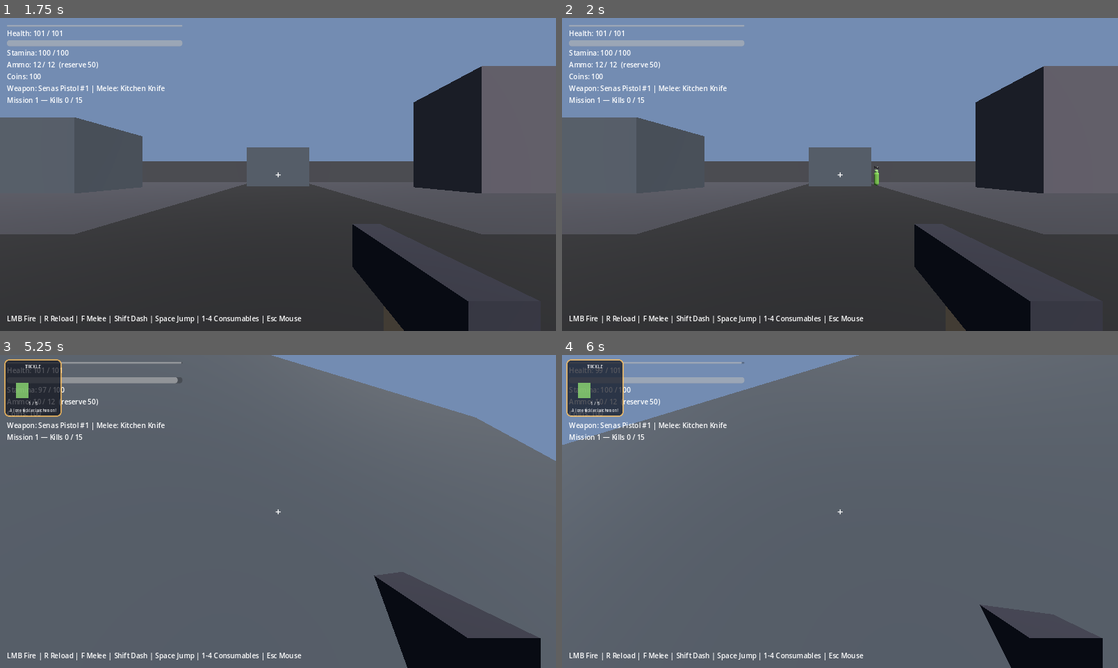
Above: before the commit, frames 1-4 (two rows, left to right).
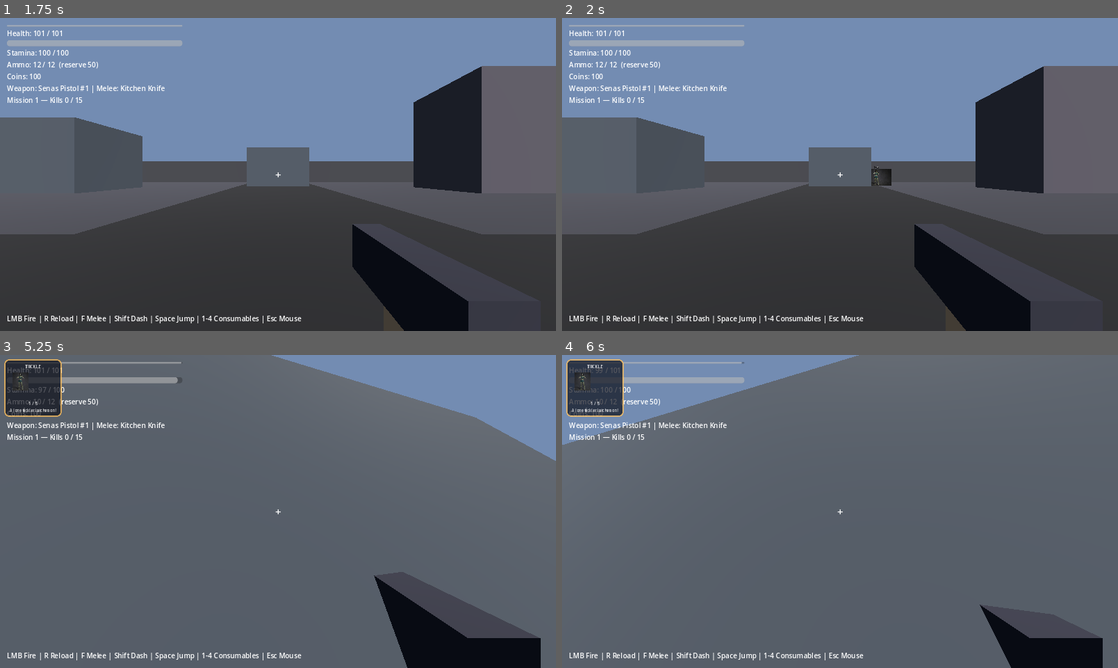
Above: after the commit, the same moments.

Repository: grey142/tickle-outbreak
Game: Godot game, scene res://scenes/main/MainMenu.tscn
The game is run twice, just before and just after one commit, with the same random seed, the same clock (stepped at 60 frames per second) and the same inputs.
Inputs (mouse positions are in pixels of both pictures, inside the frame that each line leads up to):
- Up to frame 1 (1.75 s): click "New Run → Hub" at 0.5 s; click "Deploy → Start Mission" at 1.25 s
- Up to frame 2 (2 s): no input
- Up to frame 3 (5.25 s): move the mouse to (305, 511) at 2.02 s; hold W (move_forward) from 2.03 s (still down); tap Shift (dash) at 2.1 s; click (305, 511) at 2.17 s; tap Space (jump) at 2.27, 3.02, 4.52 s; move the mouse to (250, 511) at 2.77 s; click (250, 511) at 2.85 s; move the mouse to (289, 505) at 3.52 s; tap F (melee) at 3.6 s; move the mouse to (272, 517) at 4.27 s; tap 4 (use_alcohol) at 4.35 s; click (272, 517) at 4.42 s; move the mouse to (316, 514) at 5.02 s; tap 3 (use_ammo) at 5.1 s
- Up to frame 4 (6 s): keep holding W (move_forward); tap Space (jump) at 5.27 s; tap Enter at 5.75 s; move the mouse to (795, 508) at 5.77 s; tap 2 (use_energy) at 5.85 s

Frame 1 is identical in both runs. In frame 2, 0.2% of the frame differs, in the area x 55-60%, y 48-54%; in frame 3, 0.1%; in frame 4, 0.2%.

Commit message:
Add random zombie sprite variants and refresh Web build
Wire 18 per-type PNGs under assets/zombies/, pick one of three on spawn as a billboard Sprite3D, and re-export the no-threads GitHub Pages pack.

Diff:
--- a/data/zombies.json
+++ b/data/zombies.json
@@ -16,8 +16,17 @@
       "behavior": "chase",
       "tickle_mode": "melee",
       "color": "#7ec850",
-      "scale": [1.0, 1.8, 1.0],
-      "description": "Common shambler. Player Speed 100 outruns them easily."
+      "scale": [
+        1.0,
+        1.8,
+        1.0
+      ],
+      "description": "Common shambler. Player Speed 100 outruns them easily.",
+      "sprite_variants": [
+        "res://assets/zombies/drone/drone_01.png",
+        "res://assets/zombies/drone/drone_02.png",
+        "res://assets/zombies/drone/drone_03.png"
+      ]
     },
     {
       "id": "bolter",
@@ -33,8 +42,17 @@
       "tickle_mode": "melee",
       "flee_after_tickle_sec": 1.5,
       "color": "#e8a838",
-      "scale": [0.9, 1.6, 0.9],
-      "description": "Faster than base player. Tickle-and-run hit-and-fade."
+      "scale": [
+        0.9,
+        1.6,
+        0.9
+      ],
+      "description": "Faster than base player. Tickle-and-run hit-and-fade.",
+      "sprite_variants": [
+        "res://assets/zombies/bolter/bolter_01.png",
+        "res://assets/zombies/bolter/bolter_02.png",
+        "res://assets/zombies/bolter/bolter_03.png"
+      ]
     },
     {
       "id": "screamer",
@@ -50,8 +68,17 @@
       "tickle_mode": "none",
       "spawn_rate_multiplier_while_alive": 2.0,
       "color": "#c050c8",
-      "scale": [1.1, 2.0, 1.1],
-      "description": "No tickle DPS. Doubles all spawn rates while active."
+      "scale": [
+        1.1,
+        2.0,
+        1.1
+      ],
+      "description": "No tickle DPS. Doubles all spawn rates while active.",
+      "sprite_variants": [
+        "res://assets/zombies/screamer/screamer_01.png",
+        "res://assets/zombies/screamer/screamer_02.png",
+        "res://assets/zombies/screamer/screamer_03.png"
+      ]
     },
     {
       "id": "spider",
@@ -67,8 +94,17 @@
       "tickle_mode": "melee",
       "slow_player_while_tickling": 13,
       "color": "#5050e0",
-      "scale": [1.4, 1.0, 1.4],
-      "description": "Elite. High DPS; slows player -13 speed while tickling."
+      "scale": [
+        1.4,
+        1.0,
+        1.4
+      ],
+      "description": "Elite. High DPS; slows player -13 speed while tickling.",
+      "sprite_variants": [
+        "res://assets/zombies/spider/spider_01.png",
+        "res://assets/zombies/spider/spider_02.png",
+        "res://assets/zombies/spider/spider_03.png"
+      ]
     },
     {
       "id": "tendril",
@@ -84,8 +120,17 @@
       "tickle_mode": "mid_range",
       "slow_player_while_tickling": 30,
       "color": "#40c0a0",
-      "scale": [1.2, 2.2, 1.2],
-      "description": "Elite. Mid-range tickle; slows -30 while tickling."
+      "scale": [
+        1.2,
+        2.2,
+        1.2
+      ],
+      "description": "Elite. Mid-range tickle; slows -30 while tickling.",
+      "sprite_variants": [
+        "res://assets/zombies/tendril/tendril_01.png",
+        "res://assets/zombies/tendril/tendril_02.png",
+        "res://assets/zombies/tendril/tendril_03.png"
+      ]
     },
     {
       "id": "volatile",
@@ -101,8 +146,17 @@
       "tickle_mode": "mid_range",
       "slow_player_while_tickling": 45,
       "color": "#e04040",
-      "scale": [1.5, 2.4, 1.5],
-      "description": "Elite glass cannon. Mid-range 45 DPS; slows -45."
+      "scale": [
+        1.5,
+        2.4,
+        1.5
+      ],
+      "description": "Elite glass cannon. Mid-range 45 DPS; slows -45.",
+      "sprite_variants": [
+        "res://assets/zombies/volatile/volatile_01.png",
+        "res://assets/zombies/volatile/volatile_02.png",
+        "res://assets/zombies/volatile/volatile_03.png"
+      ]
     }
   ]
 }
--- a/scripts/ui/TickleCinematic.gd
+++ b/scripts/ui/TickleCinematic.gd
@@ -1,6 +1,6 @@
 extends CanvasLayer
 class_name TickleCinematic
-## Square top-left viewport: stacked tickler silhouettes (1–5) + short lore line.
+## Square top-left viewport: stacked tickler sprites (1–5) + short lore line.
 
 @onready var panel: PanelContainer = $Panel
 @onready var title: Label = $Panel/Margin/VBox/Title
@@ -16,7 +16,7 @@
 	5: "FIVE — giggle overload!"
 }
 
-var _silhouettes: Array[ColorRect] = []
+var _slots: Array[TextureRect] = []
 const MAX_STACK := 5
 const SQUARE := 132.0
 
@@ -62,31 +62,37 @@
 		return
 	for c in stack.get_children():
 		c.queue_free()
-	_silhouettes.clear()
+	_slots.clear()
 	stack.custom_minimum_size = Vector2(0, 48)
 	stack.mouse_filter = Control.MOUSE_FILTER_IGNORE
-	# Layered silhouette slots that "stack up" visually
-	var colors := [
-		Color(0.55, 0.85, 0.45, 0.9),
-		Color(0.45, 0.75, 0.55, 0.9),
-		Color(0.7, 0.9, 0.4, 0.9),
-		Color(0.4, 0.7, 0.5, 0.9),
-		Color(0.85, 0.95, 0.35, 0.95),
-	]
 	for i in range(MAX_STACK):
-		var sil := ColorRect.new()
+		var sil := TextureRect.new()
 		sil.name = "Silhouette%d" % (i + 1)
-		sil.color = colors[i]
 		sil.visible = false
 		sil.mouse_filter = Control.MOUSE_FILTER_IGNORE
-		# Offset each layer so they read as a stack
-		var base_x := 18.0 + float(i) * 8.0
-		var base_y := 28.0 - float(i) * 5.0
+		sil.expand_mode = TextureRect.EXPAND_IGNORE_SIZE
+		sil.stretch_mode = TextureRect.STRETCH_KEEP_ASPECT_COVERED
+		sil.modulate = Color(1, 1, 1, 0.92 - float(i) * 0.05)
+		var base_x := 10.0 + float(i) * 6.0
+		var base_y := 4.0 - float(i) * 3.0
 		sil.position = Vector2(base_x, base_y)
-		sil.size = Vector2(28.0 - float(i) * 1.5, 36.0 - float(i) * 1.0)
-		# Round-ish via clip isn't available on ColorRect; keep rectangular placeholders
+		sil.size = Vector2(36.0 - float(i) * 1.0, 42.0 - float(i) * 1.0)
 		stack.add_child(sil)
-		_silhouettes.append(sil)
+		_slots.append(sil)
+
+func _gather_active_textures() -> Array[Texture2D]:
+	var out: Array[Texture2D] = []
+	if not is_inside_tree():
+		return out
+	for z in get_tree().get_nodes_in_group("zombies"):
+		if not is_instance_valid(z) or not (z is Zombie):
+			continue
+		var zombie := z as Zombie
+		if zombie.actively_tickling and zombie.sprite_texture != null:
+			out.append(zombie.sprite_texture)
+			if out.size() >= MAX_STACK:
+				break
+	return out
 
 func _on_ticklers(count: int) -> void:
 	if count >= 1 and count <= 5:
@@ -95,9 +101,20 @@
 		count_label.text = "%d / 5" % count
 		body.text = placeholders.get(count, "Tickle frenzy!")
 		panel.modulate = Color(1, 1, 1, 0.88 + 0.02 * count)
-		for i in range(_silhouettes.size()):
-			_silhouettes[i].visible = i < count
+		var texs := _gather_active_textures()
+		for i in range(_slots.size()):
+			if i < count:
+				_slots[i].visible = true
+				if i < texs.size():
+					_slots[i].texture = texs[i]
+				elif not texs.is_empty():
+					_slots[i].texture = texs[i % texs.size()]
+				else:
+					_slots[i].texture = null
+					_slots[i].modulate = Color(0.55, 0.85, 0.45, 0.9)
+			else:
+				_slots[i].visible = false
 	else:
 		panel.visible = false
-		for s in _silhouettes:
+		for s in _slots:
 			s.visible = false
--- a/scripts/zombies/Zombie.gd
+++ b/scripts/zombies/Zombie.gd
@@ -1,6 +1,6 @@
 extends CharacterBody3D
 class_name Zombie
-## Placeholder capsule zombie with head/body hitboxes and behaviors.
+## Billboard sprite zombie with head/body hitboxes and behaviors.
 
 signal died(zombie_id: String, by_melee: bool, bonus: int)
 
@@ -19,6 +19,9 @@
 var last_hit_melee: bool = false
 var actively_tickling: bool = false
 var label: Label3D
+## Path of the randomly chosen sprite variant (for cinematic / debug).
+var sprite_variant_path: String = ""
+var sprite_texture: Texture2D = null
 
 func setup(type_def: Dictionary) -> void:
 	def = type_def
@@ -32,7 +35,22 @@
 	speed_stat = float(type_def.get("speed", 25))
 	slow_on_tickle = float(type_def.get("slow_player_while_tickling", 0))
 	name = "Zombie_%s" % zombie_id
+	_pick_sprite_variant()
 	_build_visual()
+
+func _pick_sprite_variant() -> void:
+	var variants: Array = def.get("sprite_variants", [])
+	if variants.is_empty():
+		sprite_variant_path = ""
+		sprite_texture = null
+		return
+	var pick: String = String(variants[randi() % variants.size()])
+	sprite_variant_path = pick
+	if ResourceLoader.exists(pick):
+		sprite_texture = load(pick) as Texture2D
+	else:
+		push_warning("Zombie sprite missing: %s" % pick)
+		sprite_texture = null
 
 func _build_visual() -> void:
 	# Clear prior
@@ -40,26 +58,59 @@
 		c.queue_free()
 
 	var scale_arr: Array = def.get("scale", [1.0, 1.8, 1.0])
+	var body_h := float(scale_arr[1])
+	var body_r := 0.35 * float(scale_arr[0])
 	var col := Color(String(def.get("color", "#7ec850")))
 
-	var body_mesh := MeshInstance3D.new()
-	var capsule := CapsuleMesh.new()
-	capsule.radius = 0.35 * float(scale_arr[0])
-	capsule.height = float(scale_arr[1])
-	body_mesh.mesh = capsule
-	var mat := StandardMaterial3D.new()
-	mat.albedo_color = col
-	body_mesh.material_override = mat
-	body_mesh.position.y = float(scale_arr[1]) * 0.5
-	add_child(body_mesh)
-
-	# Collision
+	# Billboard sprite (replaces colored capsule / head meshes)
+	if sprite_texture != null:
+		var spr := Sprite3D.new()
+		spr.name = "Sprite"
+		spr.texture = sprite_texture
+		spr.billboard = BaseMaterial3D.BILLBOARD_ENABLED
+		spr.shaded = false
+		spr.alpha_cut = SpriteBase3D.ALPHA_CUT_DISABLED
+		spr.transparent = true
+		spr.double_sided = true
+		spr.texture_filter = BaseMaterial3D.TEXTURE_FILTER_LINEAR_WITH_MIPMAPS
+		# Fit sprite height roughly to capsule height (art has some vertical padding).
+		var tex_h := float(sprite_texture.get_height())
+		var target_h := body_h * 1.25
+		if tex_h > 0.0:
+			spr.pixel_size = target_h / tex_h
+		spr.position.y = target_h * 0.5
+		spr.centered = true
+		add_child(spr)
+	else:
+		# Fallback capsule if textures fail to load
+		var body_mesh := MeshInstance3D.new()
+		var capsule := CapsuleMesh.new()
+		capsule.radius = body_r
+		capsule.height = body_h
+		body_mesh.mesh = capsule
+		var mat := StandardMaterial3D.new()
+		mat.albedo_color = col
+		body_mesh.material_override = mat
+		body_mesh.position.y = body_h * 0.5
+		add_child(body_mesh)
+		var head_mesh := MeshInstance3D.new()
+		var hm := SphereMesh.new()
+		hm.radius = 0.25
+		hm.height = 0.5
+		head_mesh.mesh = hm
+		var hmat := StandardMaterial3D.new()
+		hmat.albedo_color = col.lightened(0.3)
+		head_mesh.material_override = hmat
+		head_mesh.position.y = body_h + 0.15
+		add_child(head_mesh)
+
+	# Collision (invisible; keeps physics)
 	var body_col := CollisionShape3D.new()
 	var shape := CapsuleShape3D.new()
-	shape.radius = 0.35 * float(scale_arr[0])
-	shape.height = float(scale_arr[1])
+	shape.radius = body_r
+	shape.height = body_h
 	body_col.shape = shape
-	body_col.position.y = float(scale_arr[1]) * 0.5
+	body_col.position.y = body_h * 0.5
 	add_child(body_col)
 
 	# Body hitbox area
@@ -71,11 +122,11 @@
 	var body_sphere := SphereShape3D.new()
 	body_sphere.radius = 0.45 * float(scale_arr[0])
 	body_area_shape.shape = body_sphere
-	body_area_shape.position.y = float(scale_arr[1]) * 0.45
+	body_area_shape.position.y = body_h * 0.45
 	body_area.add_child(body_area_shape)
 	add_child(body_area)
 
-	# Head hitbox
+	# Head hitbox (no separate head mesh when sprite is shown)
 	var head_area := Area3D.new()
 	head_area.name = "HeadHitbox"
 	head_area.collision_layer = 4
@@ -84,25 +135,14 @@
 	var head_sphere := SphereShape3D.new()
 	head_sphere.radius = 0.28
 	head_shape.shape = head_sphere
-	head_shape.position.y = float(scale_arr[1]) + 0.15
+	head_shape.position.y = body_h + 0.15
 	head_area.add_child(head_shape)
-	# Head visual
-	var head_mesh := MeshInstance3D.new()
-	var hm := SphereMesh.new()
-	hm.radius = 0.25
-	hm.height = 0.5
-	head_mesh.mesh = hm
-	var hmat := StandardMaterial3D.new()
-	hmat.albedo_color = col.lightened(0.3)
-	head_mesh.material_override = hmat
-	head_mesh.position.y = float(scale_arr[1]) + 0.15
-	add_child(head_mesh)
 	add_child(head_area)
 
 	label = Label3D.new()
 	label.text = String(def.get("name", zombie_id))
 	label.font_size = 48
-	label.position.y = float(scale_arr[1]) + 0.7
+	label.position.y = body_h + 0.7
 	label.billboard = BaseMaterial3D.BILLBOARD_ENABLED
 	add_child(label)
 
Binary file added: assets/zombies/bolter/bolter_01.png
Not shown, added: assets/zombies/bolter/bolter_01.png.import
Binary file added: assets/zombies/bolter/bolter_02.png
Not shown, added: assets/zombies/bolter/bolter_02.png.import
Binary file added: assets/zombies/bolter/bolter_03.png
Not shown, added: assets/zombies/bolter/bolter_03.png.import
Binary file added: assets/zombies/drone/drone_01.png
Not shown, added: assets/zombies/drone/drone_01.png.import
Binary file added: assets/zombies/drone/drone_02.png
Not shown, added: assets/zombies/drone/drone_02.png.import
Binary file added: assets/zombies/drone/drone_03.png
Not shown, added: assets/zombies/drone/drone_03.png.import
(and 28 more such lines)
